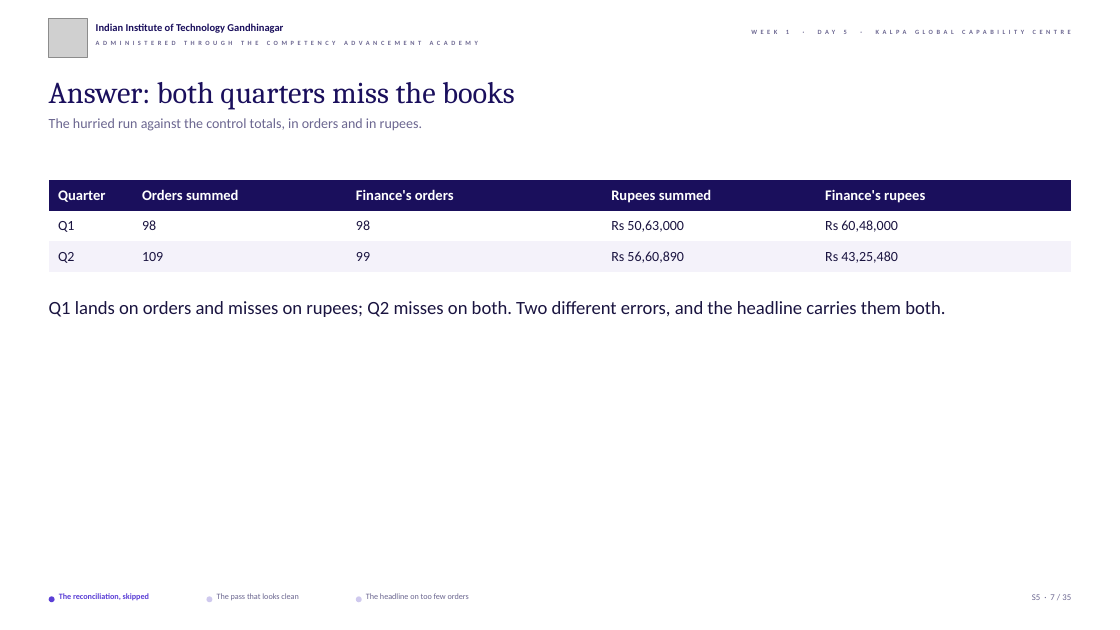
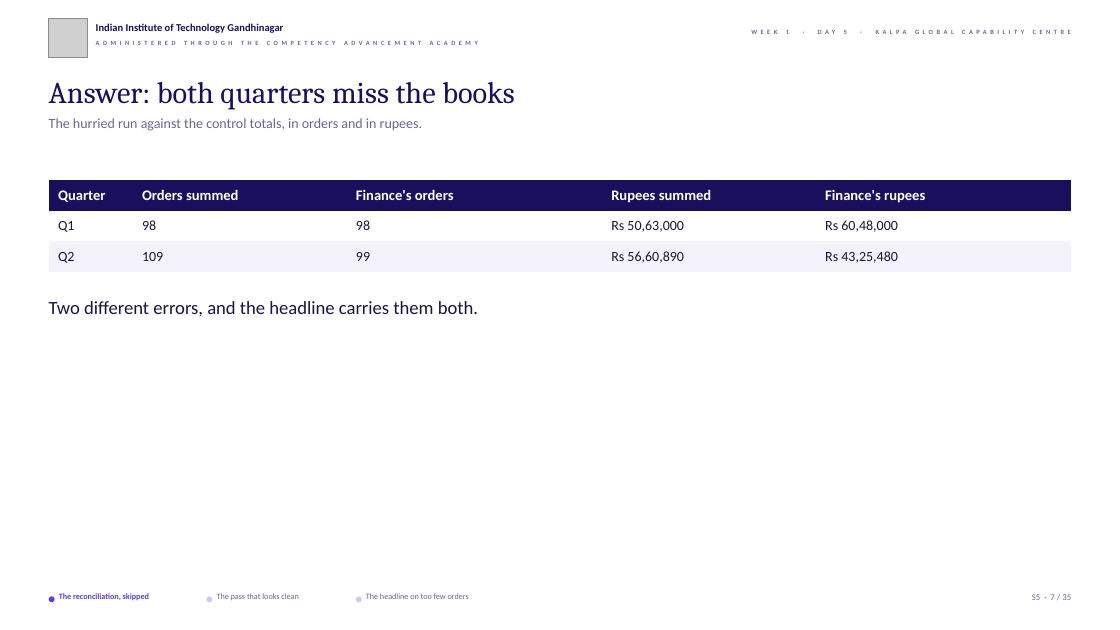
Before and after one commit to fde-academy-lab/c2-content-factory, a slide deck: slide 7 of content/W01/D5/slides/C2_W01_D05_debrief_STUDENT.pptx. Drawn at 1120x630 pixels with LibreOffice and Linux fonts; fonts in the diff are those of the drawing; grey boxes stand for pictures; background and template pictures are left out. Boxes give left, top, right and bottom in pixels: in the first picture for what was removed or moved away, otherwise in the second. Text is boxed around its words. In the diff, an @@ line names an element or a change of style, - is before the commit and + after.

```diff
--- a/content/W01/D5/slides/C2_W01_D05_debrief_STUDENT.pptx
+++ b/content/W01/D5/slides/C2_W01_D05_debrief_STUDENT.pptx
@@ text at bbox=[49, 301, 478, 316]: text changed @@
-Q1 lands on orders and misses on rupees; Q2 misses on both. Two different errors, and the headline carries them both.
+Two different errors, and the headline carries them both.
```
Also in this commit, not shown: 2 other slides changed, 6 other files.
